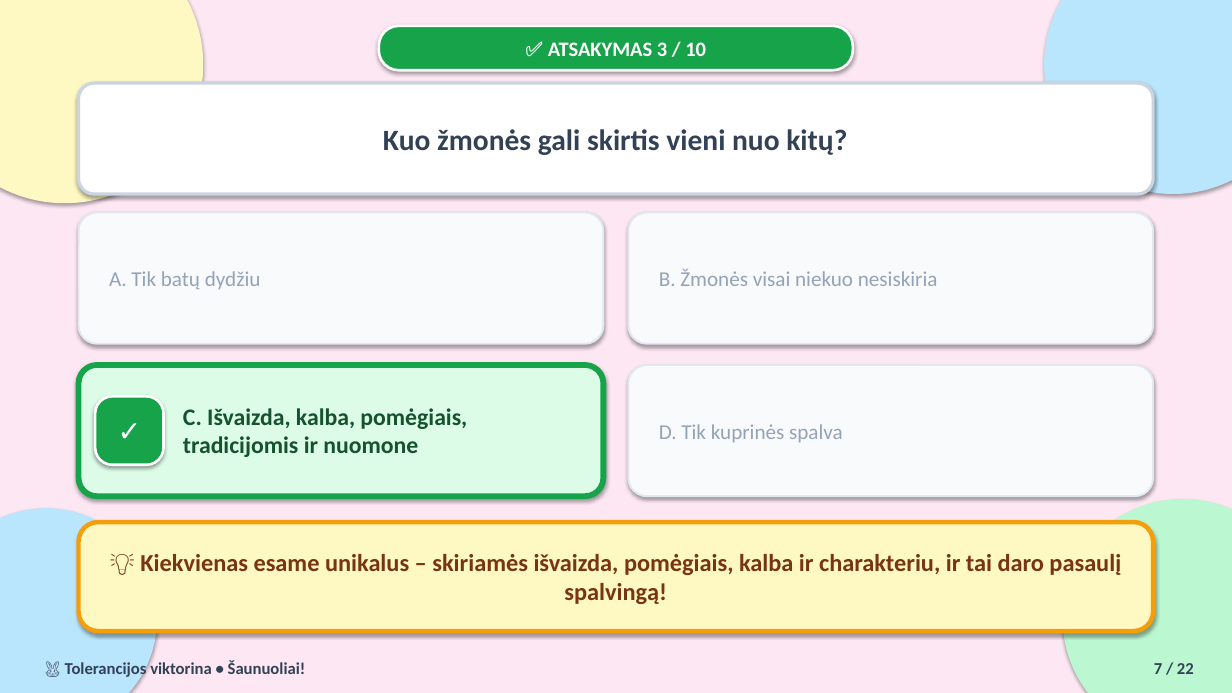
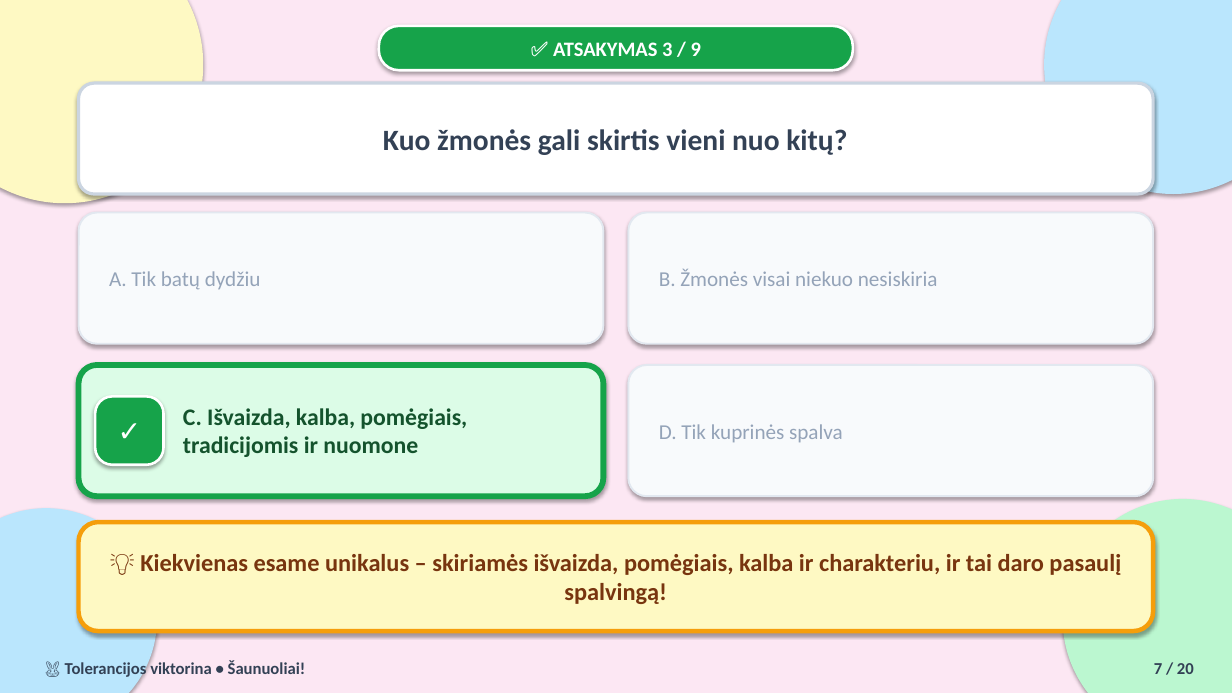
Before and after one commit to Artiomkalinin/tolerancijos-diena, a slide deck: slide 7 of Tolerancijos_viktorina.pptx. Drawn at 1232x693 pixels with LibreOffice and Linux fonts; fonts in the diff are those of the drawing. Boxes give left, top, right and bottom in pixels: in the first picture for what was removed or moved away, otherwise in the second. Text is boxed around its words. In the diff, an @@ line names an element or a change of style, - is before the commit and + after.

```diff
--- a/Tolerancijos_viktorina.pptx
+++ b/Tolerancijos_viktorina.pptx
@@ text at (553,42,701,56): text changed @@
-✅ ATSAKYMAS 3 / 10
+✅ ATSAKYMAS 3 / 9
@@ text at (1154,663,1194,674): text changed @@
-7 / 22
+7 / 20
```
Also in this commit, not shown: 19 other slides changed, 2 slides removed, 3 other files.
